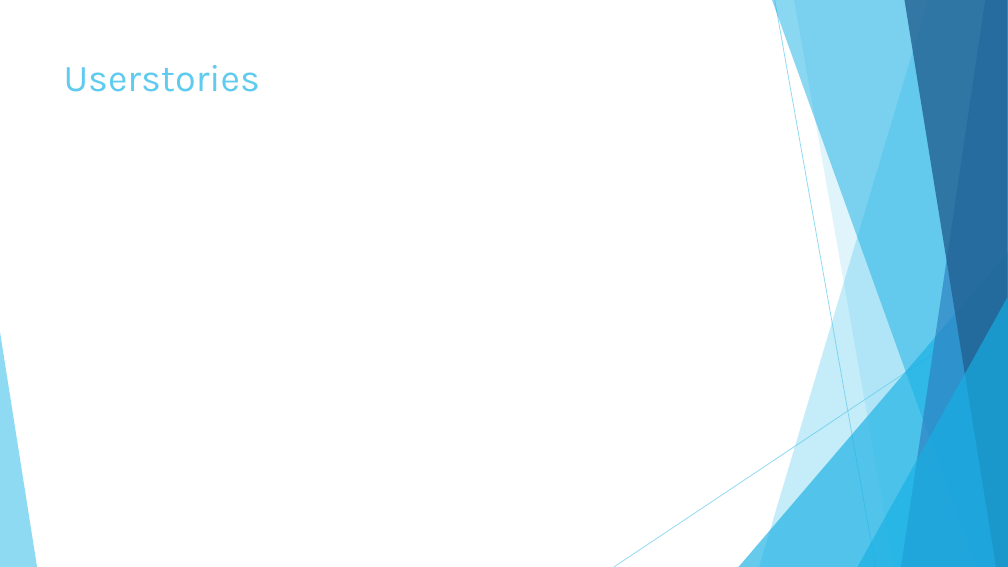
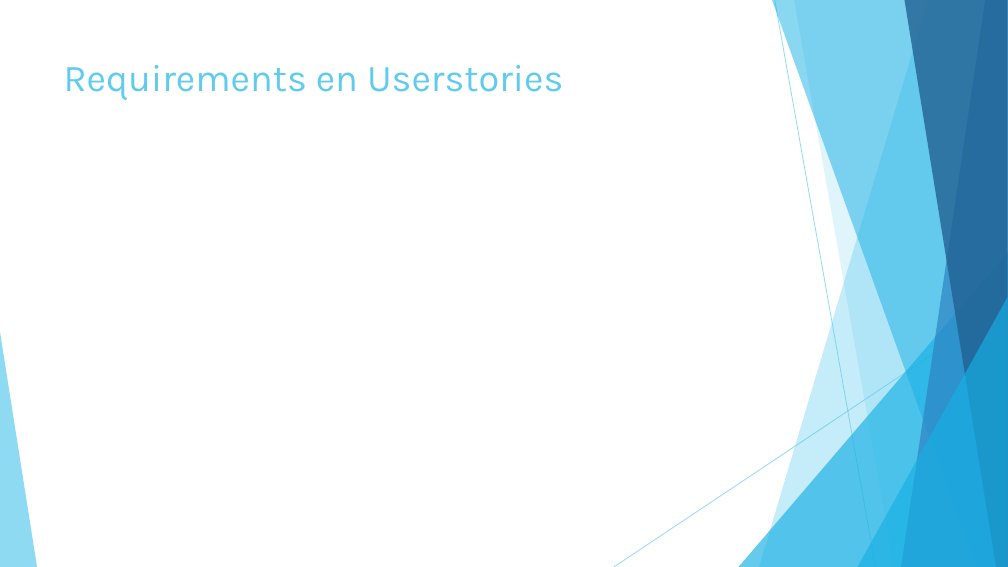
Before and after one commit to merelvdleeden/plastic_vanger, a slide deck: slide 9 of documentatie/scrum presentaties/50% presentatie.pptx. Drawn at 1008x567 pixels with LibreOffice and Linux fonts; fonts in the diff are those of the drawing. Boxes give left, top, right and bottom in pixels: in the first picture for what was removed or moved away, otherwise in the second. Text is boxed around its words. In the diff, an @@ line names an element or a change of style, - is before the commit and + after.

```diff
--- a/documentatie/scrum presentaties/50% presentatie.pptx
+++ b/documentatie/scrum presentaties/50% presentatie.pptx
@@ title at [64, 65, 563, 100]: text changed @@
-Userstories
+Requirements en Userstories
```
Also in this commit, not shown: 3 other slides changed, 1 slide added, 1 slide removed, 2 other files.
